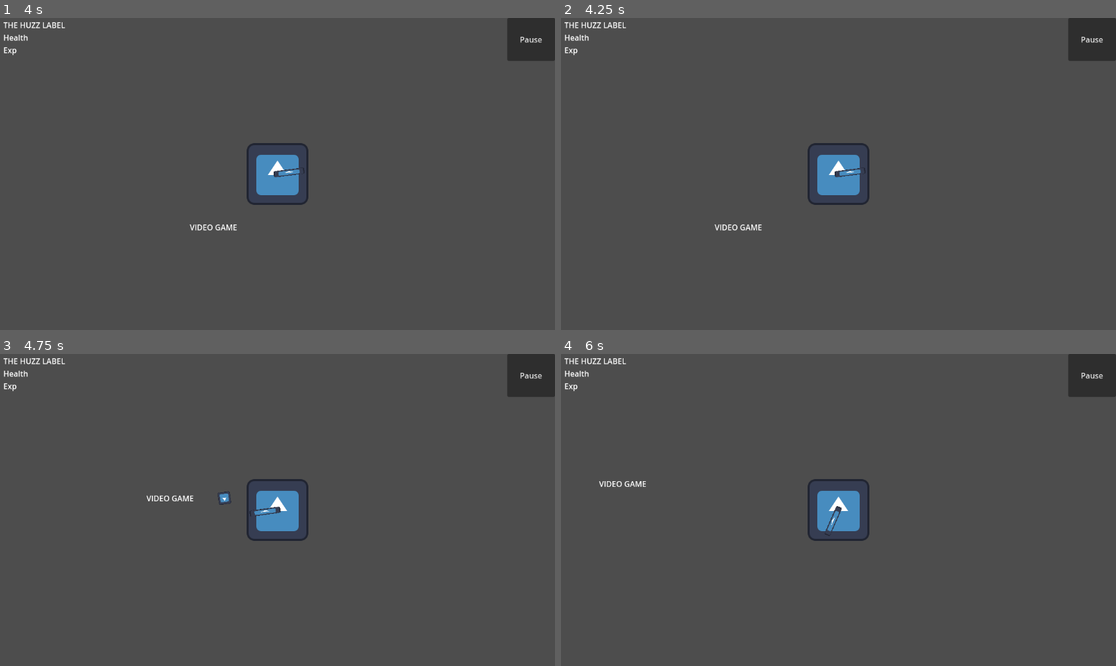
Above: before the commit, frames 1-4 (two rows, left to right).
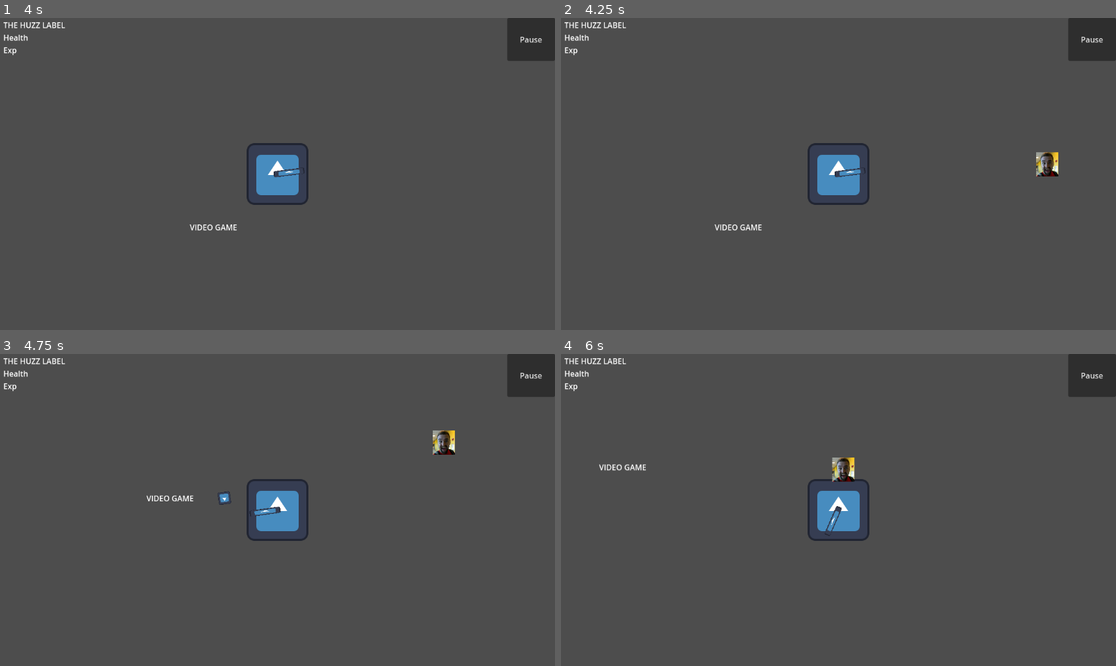
Above: after the commit, the same moments.

Repository: BransonClendenen/3390Project3
Game: Godot game, scene res://Scenes/Game/Root.tscn
Two runs of this game, one before a commit and one after it. Both use one fixed random seed, a clock stepped at 60 frames per second and the inputs below. The engine's default icon, where the game draws it, is replaced by a stand-in: a white triangle on a blue panel in a dark square.
Inputs (mouse positions are in pixels of both pictures, inside the frame that each line leads up to):
- Up to frame 1 (4 s): click "Create Account" at 0.5 s; click "Start GAme" at 1.25 s; click "Pause" at 2 s; click "Reumse" at 2.75 s; tap Enter at 3.5 s; move the mouse to (399, 158) at 3.52 s; hold D (move_right) from 3.53 s (still down)
- Up to frame 2 (4.25 s): keep holding D (move_right)
- Up to frame 3 (4.75 s): move the mouse to (166, 525) at 4.27 s; release D (move_right) at 4.28 s; hold S (move_down) from 4.28 s (still down)
- Up to frame 4 (6 s): move the mouse to (894, 441) at 5.02 s; release S (move_down) at 5.03 s; hold D (move_right) 5.03-5.78 s; move the mouse to (810, 572) at 5.77 s; hold W (move_up) from 5.78 s (still down)

Frame 1 is identical in both runs. In frame 2, 0.3% of the frame differs, in the area x 85-90%, y 42-51%; in frame 3, 0.3%; in frame 4, 0.5%, in the area x 6-53%, y 33-43%.

Commit message:
Added Enemies and Movement (no combat yet)

Diff:
--- a/3390project3/Scenes/Game/Game.tscn
+++ b/3390project3/Scenes/Game/Game.tscn
@@ -1,5 +1,6 @@
-[gd_scene load_steps=6 format=3 uid="uid://duenb7yasxax"]
+[gd_scene load_steps=7 format=3 uid="uid://duenb7yasxax"]
 
+[ext_resource type="Script" uid="uid://c5p2op6oke3ad" path="res://Scripts/game.gd" id="1_gwu2e"]
 [ext_resource type="PackedScene" uid="uid://c3bkcex6dxlrm" path="res://Scenes/Objects/player.tscn" id="1_rdw05"]
 
 [sub_resource type="WorldBoundaryShape2D" id="WorldBoundaryShape2D_rdw05"]
@@ -12,6 +13,7 @@
 [sub_resource type="WorldBoundaryShape2D" id="WorldBoundaryShape2D_ln2h6"]
 
 [node name="Game" type="Node2D"]
+script = ExtResource("1_gwu2e")
 
 [node name="Label" type="Label" parent="."]
 offset_left = -47.0
@@ -82,3 +84,9 @@
 [node name="BottomWall" type="CollisionShape2D" parent="Walls"]
 position = Vector2(0, 1500)
 shape = SubResource("WorldBoundaryShape2D_ln2h6")
+
+[node name="EnemySpawn" type="Timer" parent="."]
+wait_time = 2.0
+autostart = true
+
+[connection signal="timeout" from="EnemySpawn" to="." method="_on_enemy_spawn_timeout"]
--- /dev/null
+++ b/3390project3/Scenes/Objects/Enemy1.tscn
@@ -0,0 +1,17 @@
+[gd_scene load_steps=4 format=3 uid="uid://dbjfgtw6gnarc"]
+
+[ext_resource type="Script" uid="uid://l3u8qj7ntqs8" path="res://Scripts/enemy_1.gd" id="1_x2ge6"]
+[ext_resource type="Texture2D" uid="uid://bsrhbq80m6w78" path="res://Sprites/paul.webp" id="1_yvlwf"]
+
+[sub_resource type="RectangleShape2D" id="RectangleShape2D_7ks78"]
+size = Vector2(46, 50)
+
+[node name="Enemy1" type="CharacterBody2D"]
+script = ExtResource("1_x2ge6")
+
+[node name="CollisionShape2D" type="CollisionShape2D" parent="."]
+shape = SubResource("RectangleShape2D_7ks78")
+
+[node name="Sprite2D" type="Sprite2D" parent="."]
+scale = Vector2(0.231, 0.25)
+texture = ExtResource("1_yvlwf")
--- /dev/null
+++ b/3390project3/Scripts/enemy_1.gd
@@ -0,0 +1,13 @@
+extends CharacterBody2D
+
+const SPEED = 150.0
+
+var player = null
+
+func _ready():
+	player = get_parent().get_node("Player")
+
+func _physics_process(delta: float) -> void:
+	velocity = (player.global_position - global_position).normalized() * SPEED
+
+	move_and_slide()
--- /dev/null
+++ b/3390project3/Scripts/game.gd
@@ -0,0 +1,18 @@
+extends Node2D
+
+var enemy_scene = preload("res://Scenes/Objects/Enemy1.tscn")
+@onready var player: CharacterBody2D = $Player
+
+const MAP_X = 1500
+const MAP_Y = 1500
+
+func _on_enemy_spawn_timeout() -> void:
+	var enemy = enemy_scene.instantiate()
+
+	enemy.global_position = player.global_position
+
+	while enemy.global_position.distance_squared_to(player.global_position) < 10000:
+		enemy.global_position.x = randi_range(-MAP_X,MAP_X)
+		enemy.global_position.y = randi_range(-MAP_Y,MAP_Y)
+
+	add_child(enemy)
Not shown, added: 3390project3/Scripts/enemy_1.gd.uid
Not shown, added: 3390project3/Scripts/game.gd.uid
Not shown, added: 3390project3/Sprites/paul.webp.import
